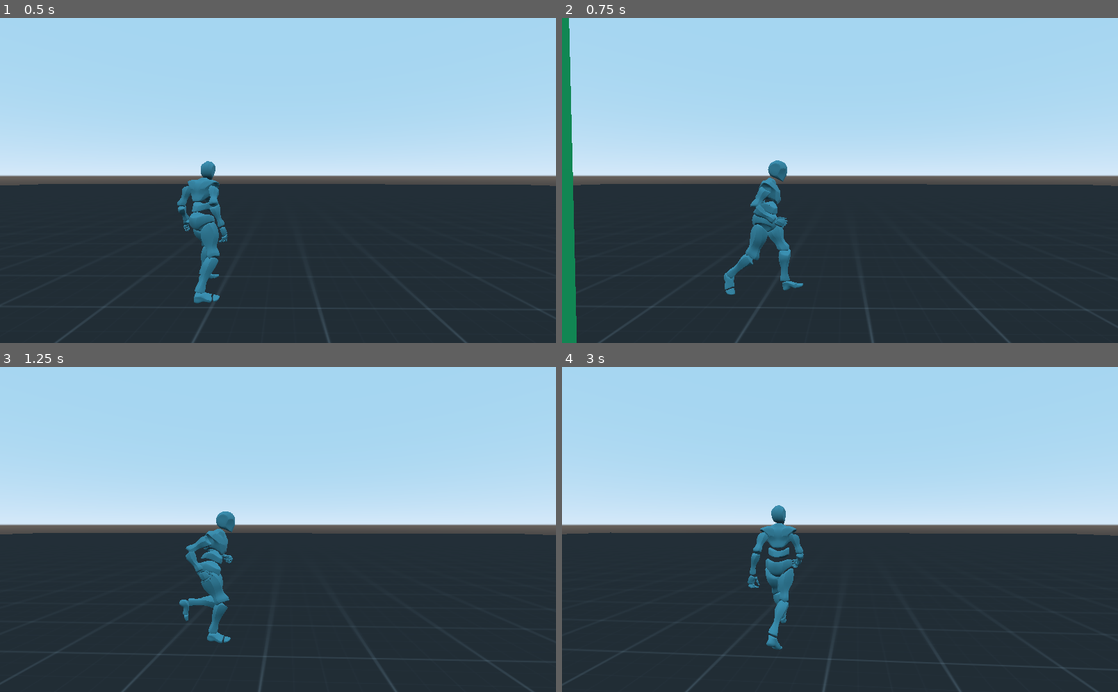
Above: before the commit, frames 1-4 (two rows, left to right).
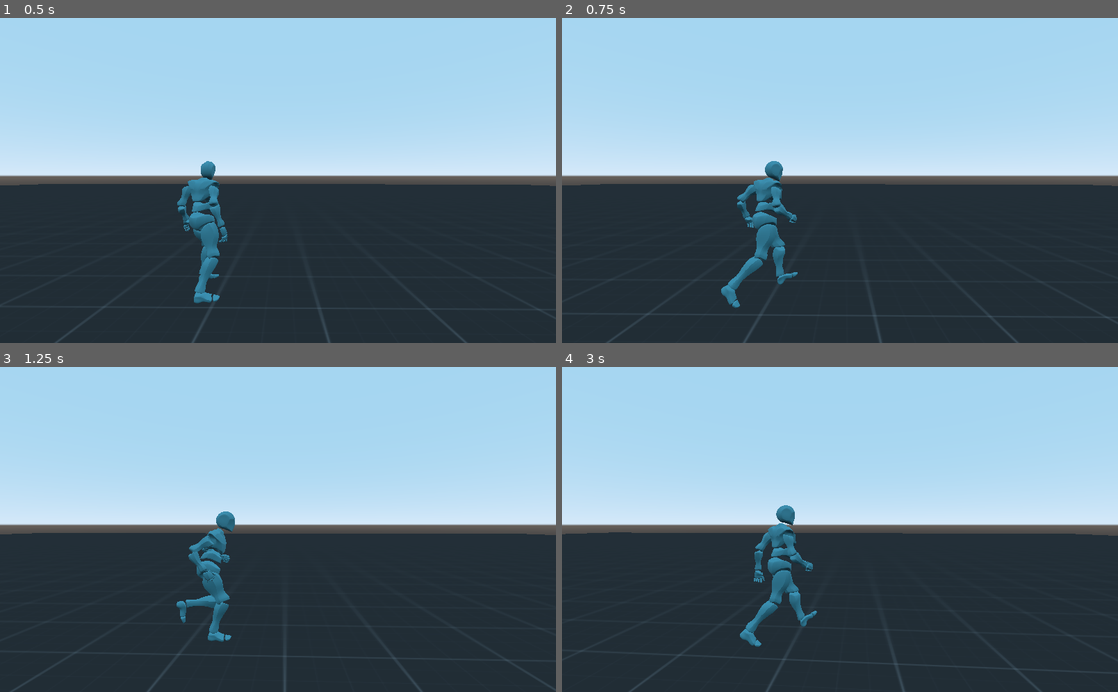
Above: after the commit, the same moments.

Repository: Nayandin77/tps_template
Game: Godot game, scene res://scenes/Main.tscn
Same seed, same stepped clock (60 frames per second), same inputs: the game is played once before the commit and once after it.
Inputs (mouse positions are in pixels of both pictures, inside the frame that each line leads up to):
- Up to frame 1 (0.5 s): no input
- Up to frame 2 (0.75 s): tap Enter at 0.5 s; move the mouse to (962, 164) at 0.52 s; hold D (right) from 0.53 s (still down); hold Shift (sprint) from 0.53 s (still down); click (962, 164) at 0.67 s
- Up to frame 3 (1.25 s): keep holding D (right); keep holding Shift (sprint)
- Up to frame 4 (3 s): move the mouse to (728, 545) at 1.27 s; release D (right) at 1.28 s; release Shift (sprint) at 1.28 s; hold S (backward) 1.28-2.03 s; tap Shift (sprint) at 1.35, 2.85 s; move the mouse to (895, 458) at 2.02 s; hold D (right) 2.03-2.78 s; hold Shift (sprint) 2.03-2.78 s; move the mouse to (812, 594) at 2.77 s; hold W (forward) from 2.78 s (still down); click (812, 594) at 2.92 s

Frame 1 is identical in both runs. In frame 2, 4.1% of the frame differs, in the area x 0-99%, y 0-100%; in frame 3, 0.8%; in frame 4, 2.1%.

Commit message:
basic char w/ camera movement

Diff:
--- a/scripts/player_control.gd
+++ b/scripts/player_control.gd
@@ -38,6 +38,7 @@
 		var desired_heading_2d := Vector2(dir.x, dir.z)
 
 		var phi : float = desired_heading_2d.angle_to(player_heading_2d)
+		phi = phi * delta * 3.0 # change settings to smoothen out character movement
 		self.rotation.y += phi
 		v = v.rotated(Vector3.UP, self.rotation.y)
 		if Input.is_action_pressed("sprint"):
